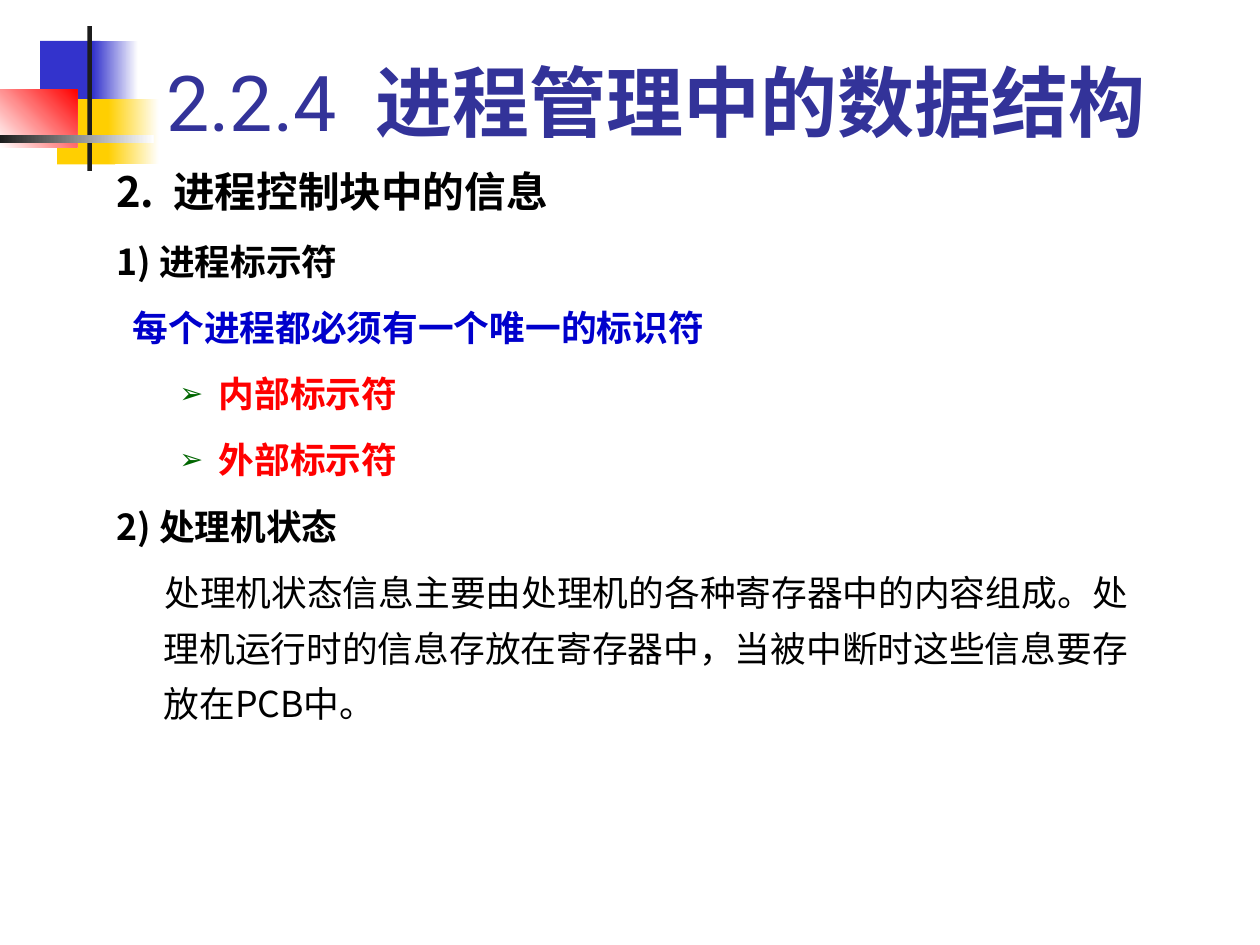
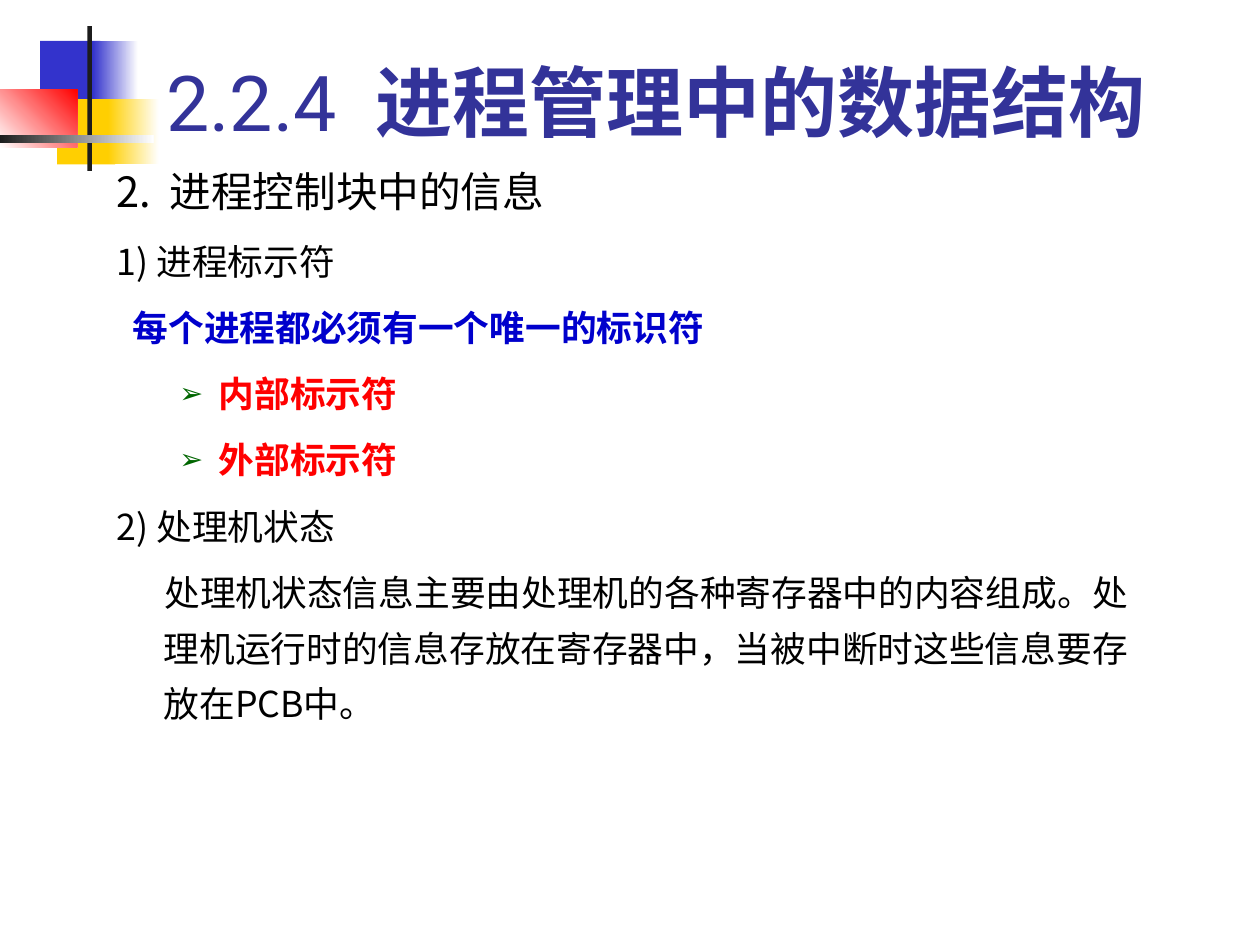
Before and after one commit to edu2act/course-OS, a slide deck: slide 37 of materials/slides/OS_Chap 2.ppt. Drawn at 1260x945 pixels with LibreOffice and Linux fonts; fonts in the diff are those of the drawing. Boxes give left, top, right and bottom in pixels: in the first picture for what was removed or moved away, otherwise in the second. Text is boxed around its words. In the diff, an @@ line names an element or a change of style, - is before the commit and + after.

```diff
--- a/materials/slides/OS_Chap 2.ppt
+++ b/materials/slides/OS_Chap 2.ppt
@@ text at (116, 171, 544, 547): bold off in "2. 进程控制块中的信息", "1) 进程标示符", "2) 处理机状态" @@
```
Also in this commit, not shown: 13 other slides changed, 2 other files.
